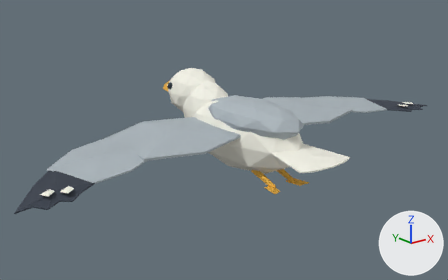
One commit to the glTF model source/assets/models/wild_bird.glb: the scene before it, then after it.
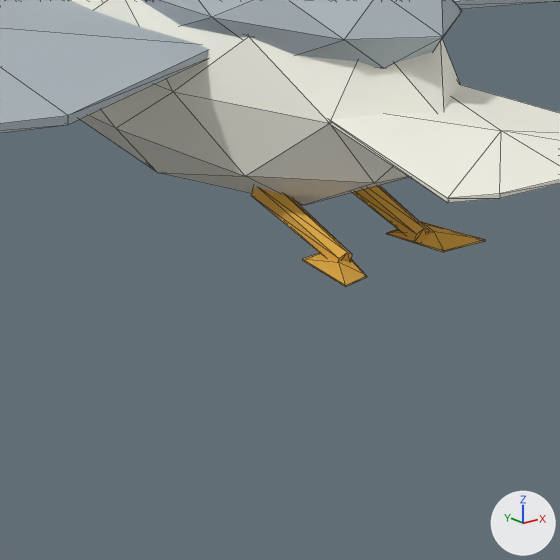
There are two pictures of each version: one whole from a 50 mm lens placed at (-1.383, -1.648, 0.64), pointed at (-0.037, 0.034, -0.033), one close up on the part from 42% to 73% of the width and 44% to 94% of the height. The lights are fixed; the arrows at lower right show +X, +Y and +Z. The older version's two pictures come first. The close-ups show mesh edges as thin lines. Where no turn or scale is listed for an object, it has been applied to the vertices. Vertices at exactly the same position are counted once.

The first close-up shows 'grey inner wing', 'streamlined white body', 'white rounded tail' and 1 more.
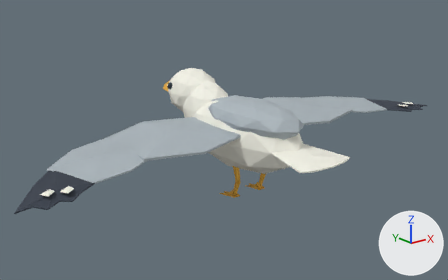
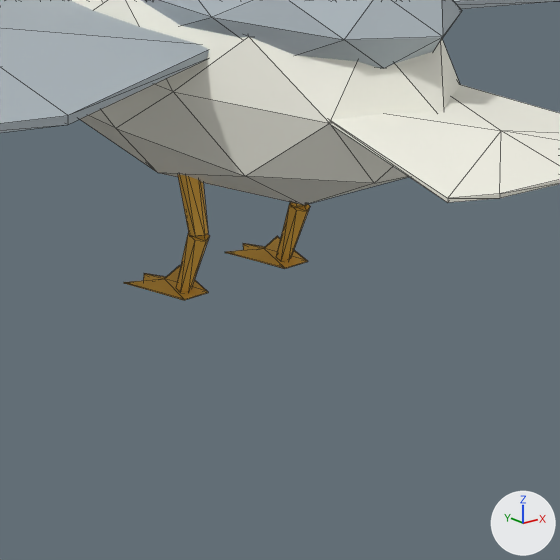
Pixel boxes (x1, y1, x2, y2) of what changed, in the close-ups (560 x 560 px):
'streamlined white body', reshaped
    before: (70, 0, 485, 286)
    after: (70, 0, 462, 205)
'lower leg', added (brown)
    after: (124, 174, 210, 300)
'lower leg.001', added (brown)
    after: (225, 202, 310, 269)
part 1 of me_icosphere, deleted (brown)
    before: (352, 185, 429, 240)
part 2 of me_icosphere, deleted (orange)
    before: (251, 188, 352, 260)
part 3 of me_icosphere, deleted (brown)
    before: (386, 222, 485, 252)
part 4 of me_icosphere, deleted (orange)
    before: (302, 253, 367, 286)

Edits to the bpy script that builds the scene:
```text
Add mat_legr_palette:
    mat_legr_palette = bpy.data.materials.new('LegR palette')
    mat_legr_palette.use_nodes = True; mat_legr_palette.node_tree.nodes.clear()
    _N = mat_legr_palette.node_tree.nodes; _L = mat_legr_palette.node_tree.links
    n0 = _N.new('ShaderNodeBsdfPrincipled'); n0.name = 'Principled BSDF'
    n0.inputs[2].default_value = 0.8  # 'Roughness'
    n1 = _N.new('ShaderNodeOutputMaterial'); n1.name = 'Material Output'
    n2 = _N.new('ShaderNodeVertexColor'); n2.name = 'Color Attribute'
    _L.new(n0.outputs[0], n1.inputs[0])  # 'BSDF' to 'Surface'
    _L.new(n2.outputs[0], n0.inputs[0])  # 'Color' to 'Base Color'
Add mat_legl_palette:
    mat_legl_palette = bpy.data.materials.new('LegL palette')
    mat_legl_palette.use_nodes = True; mat_legl_palette.node_tree.nodes.clear()
    _N = mat_legl_palette.node_tree.nodes; _L = mat_legl_palette.node_tree.links
    n0 = _N.new('ShaderNodeBsdfPrincipled'); n0.name = 'Principled BSDF'
    n0.inputs[2].default_value = 0.8  # 'Roughness'
    n1 = _N.new('ShaderNodeOutputMaterial'); n1.name = 'Material Output'
    n2 = _N.new('ShaderNodeVertexColor'); n2.name = 'Color Attribute'
    _L.new(n0.outputs[0], n1.inputs[0])  # 'BSDF' to 'Surface'
    _L.new(n2.outputs[0], n0.inputs[0])  # 'Color' to 'Base Color'
Change me_icosphere:
    used by ob_streamlined_white_body; location = (0.0, -0.025, 0.0)
    remove me_icosphere.from_pydata(...)  # 170 vertices, 312 faces; spans x -0.122..0.122, y -0.285..0.33, z -0.138..0.158
    add me_icosphere.from_pydata(...)  # 126 vertices, 240 faces; spans x -0.122..0.122, y -0.285..0.33, z -0.128..0.158
    me_icosphere part 1: the loose piece of 12 vertices spanning x 0.035..0.055, y -0.223..-0.111, z -0.138..-0.084 is deleted
    me_icosphere part 2: the loose piece of 12 vertices spanning x -0.055..-0.035, y -0.223..-0.111, z -0.138..-0.084 is deleted
    me_icosphere part 3: the loose piece of 10 vertices spanning x 0.027..0.081, y -0.26..-0.195, z -0.136..-0.127 is deleted
    me_icosphere part 4: the loose piece of 10 vertices spanning x -0.081..-0.027, y -0.26..-0.195, z -0.136..-0.127 is deleted
Add me_cone_002:
    me_cone_002.from_pydata(...)  # 40 vertices, 68 faces; spans x -0.031..0.034, y -0.0189..0.0685, z -0.1029..0.0428
    me_cone_002.materials.append(mat_legr_palette)
Add me_cone:
    me_cone.from_pydata(...)  # 40 vertices, 68 faces; spans x -0.031..0.034, y -0.0189..0.0685, z -0.1029..0.0428
    me_cone.materials.append(mat_legl_palette)
Add ob_lower_leg_001:
    ob_lower_leg_001 = bpy.data.objects.new('lower leg.001', me_cone_002)
    ob_lower_leg_001.location = (0.06, -0.0645, -0.115)
Add ob_lower_leg:
    ob_lower_leg = bpy.data.objects.new('lower leg', me_cone)
    ob_lower_leg.location = (-0.06, -0.0645, -0.115)
```
